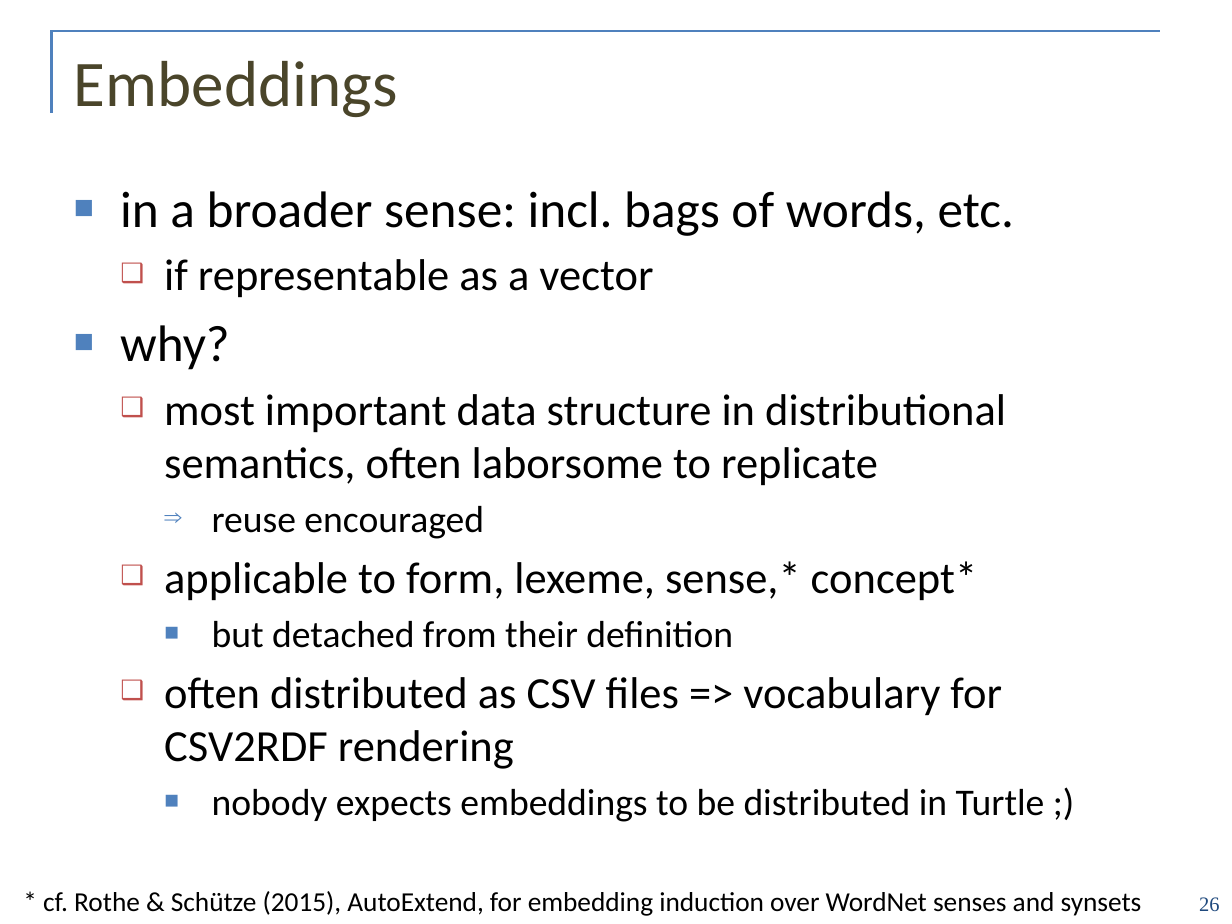
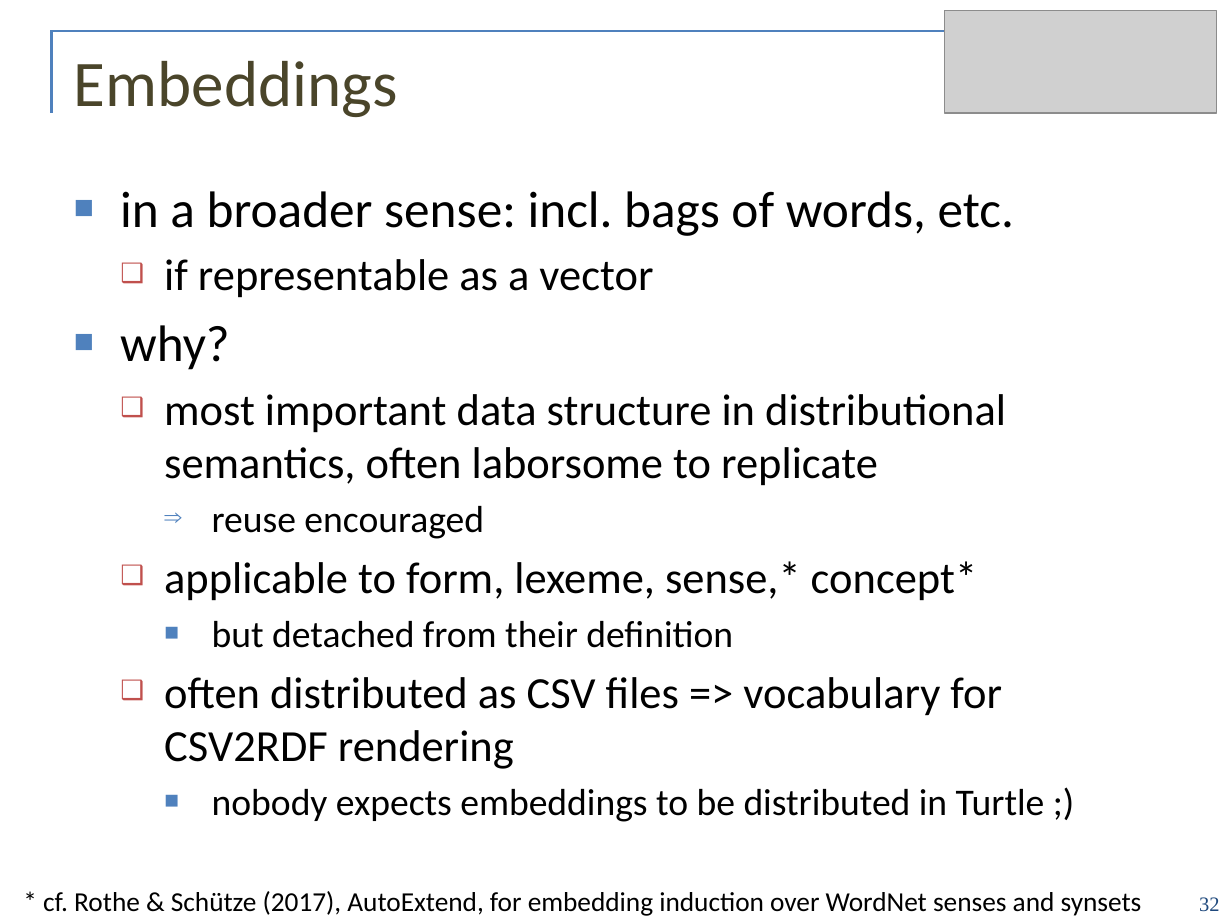
Before and after one commit to ontolex/frequency-attestation-corpus-information, a slide deck: slide 32 of doc/ontolex-f2f-leipzig-may2019.pptx (slide 26 before the commit). Drawn at 1232x924 pixels with LibreOffice and Linux fonts; fonts in the diff are those of the drawing; grey boxes stand for pictures; background and template pictures are left out. Boxes give left, top, right and bottom in pixels: in the first picture for what was removed or moved away, otherwise in the second. Text is boxed around its words. In the diff, an @@ line names an element or a change of style, - is before the commit and + after.

```diff
--- a/doc/ontolex-f2f-leipzig-may2019.pptx
+++ b/doc/ontolex-f2f-leipzig-may2019.pptx
@@ picture added at box(945, 10, 1217, 112) @@
@@ ellipse added at box(962, 16, 1216, 39), fill #FFFFFF @@
@@ text at box(43, 891, 1142, 916): text changed @@
-* cf. Rothe & Schütze (2015), AutoExtend, for embedding induction over WordNet senses and synsets
+* cf. Rothe & Schütze (2017), AutoExtend, for embedding induction over WordNet senses and synsets
@@ page number at box(1199, 897, 1219, 912): text changed @@
-26
+32
```
Also in this commit, not shown: 21 other slides changed, 27 slides added, 50 slides removed.
